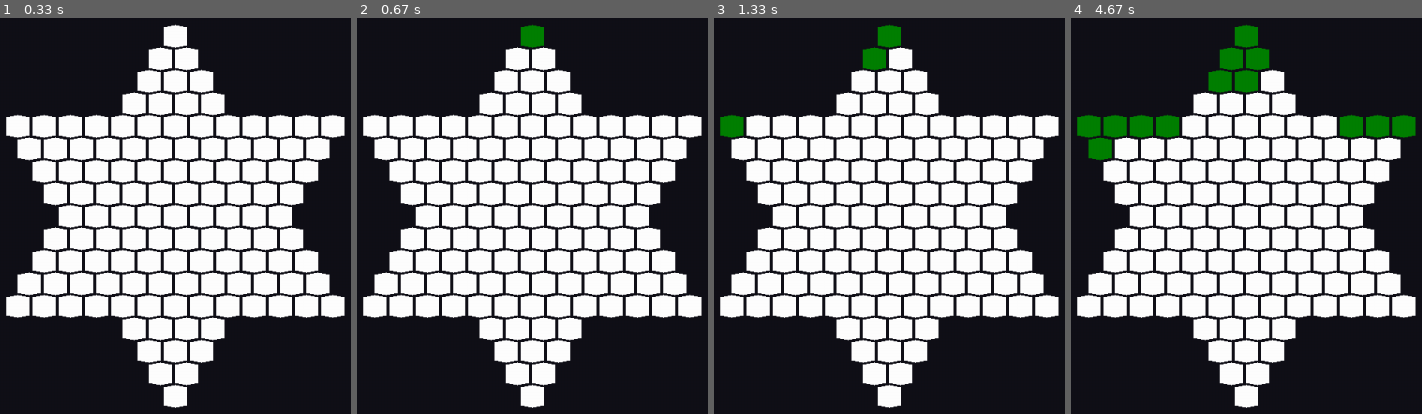
Above: before the commit, frames 1-4 (left to right).
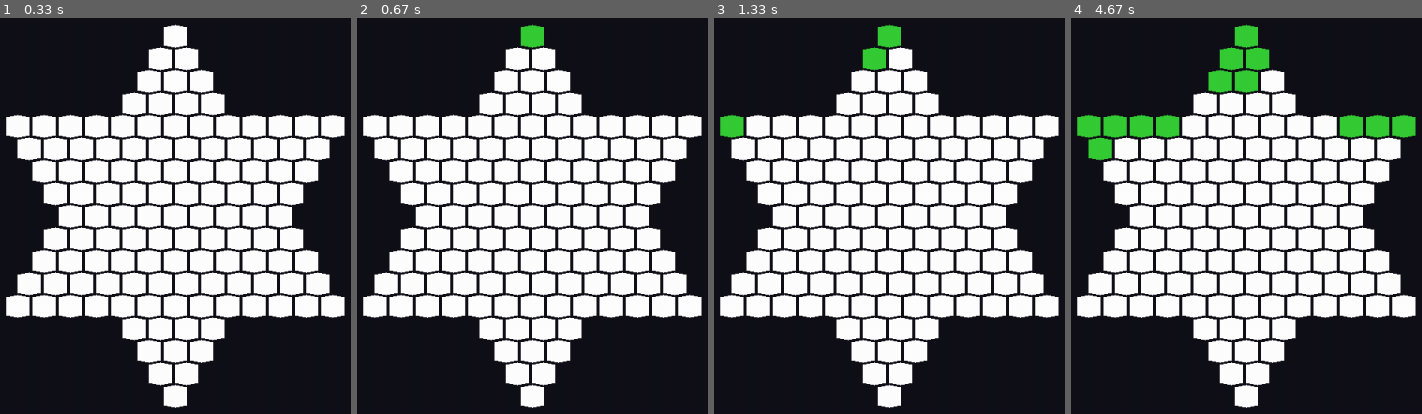
Above: after the commit, the same moments.

Repository: joaogabrielsg/chinese-checkers
Game: pygame game, started from app.py
Same seed, same stepped clock (60 frames per second), same inputs: the game is played once before the commit and once after it.
Inputs (mouse positions are in pixels of both pictures, inside the frame that each line leads up to):
- Up to frame 1 (0.33 s): no input
- Up to frame 2 (0.67 s): click (532, 37) at 0.38 s
- Up to frame 3 (1.33 s): click (875, 57) at 0.72 s; click (731, 124) at 1.05 s
- Up to frame 4 (4.67 s): click (1351, 124) at 1.38 s; click (1257, 57) at 1.72 s; click (1113, 124) at 2.05 s; click (1376, 124) at 2.38 s; click (1218, 81) at 2.72 s; click (1141, 124) at 3.05 s; click (1404, 124) at 3.38 s; click (1246, 81) at 3.72 s; click (1165, 124) at 4.05 s; click (1099, 148) at 4.38 s

Frame 1 is identical in both runs. In frame 2, 0.3% of the frame differs, in the area x 46-54%, y 1-8%; in frame 3, 1.0%; in frame 4, 4.5%, in the area x 1-99%, y 1-36%.

Commit message:
Add table_cells.json

Diff:
--- a/components/cell.py
+++ b/components/cell.py
@@ -2,7 +2,7 @@
 from game.game_object import GameObject
 
 
-GREEN = (0, 128, 0)
+GREEN = (53, 204, 53)
 RED = (255, 0, 0)
 WHITE = (255, 255, 255)
 
--- a/table_cells.json
+++ b/table_cells.json
@@ -17,47 +17,587 @@
     },
     {
       "id": 3,
-      "neighbors": [1, 2],
+      "neighbors": [1, 4, 6, 7],
       "default_color": "(0, 128, 0)"
     },
     {
       "id": 4,
-      "neighbors": [1, 2],
+      "neighbors": [1, 2, 3, 5, 7, 8],
       "default_color": "(0, 128, 0)"
     },
     {
       "id": 5,
-      "neighbors": [1, 2],
+      "neighbors": [2, 4, 8, 9],
       "default_color": "(0, 128, 0)"
     },
     {
       "id": 6,
-      "neighbors": [1, 2],
+      "neighbors": [3, 7, 14, 15],
       "default_color": "(0, 128, 0)"
     },
     {
       "id": 7,
-      "neighbors": [0, 2, 3, 4],
+      "neighbors": [3, 4, 6, 8, 15, 16],
       "default_color": "(0, 128, 0)"
     },
     {
       "id": 8,
-      "neighbors": [0, 1, 4, 5],
+      "neighbors": [4, 5, 7, 9, 16, 17],
       "default_color": "(0, 128, 0)"
     },
     {
       "id": 9,
-      "neighbors": [1, 2],
+      "neighbors": [5, 9, 17, 18],
       "default_color": "(0, 128, 0)"
     },
     {
       "id": 10,
-      "neighbors": [1, 2],
+      "neighbors": [11, 23],
       "default_color": "(255, 255, 255)"
     },
     {
       "id": 11,
-      "neighbors": [1, 2],
+      "neighbors": [10, 12, 23, 24],
+      "default_color": "(255, 255, 255)"
+    },{
+      "id": 12,
+      "neighbors": [11, 13, 24, 25],
+      "default_color": "(0, 128, 0)"
+    },
+    {
+      "id": 13,
+      "neighbors": [12, 14, 25, 26],
+      "default_color": "(0, 128, 0)"
+    },
+    {
+      "id": 14,
+      "neighbors": [13, 15, 26, 27],
+      "default_color": "(0, 128, 0)"
+    },
+    {
+      "id": 15,
+      "neighbors": [6, 14, 16, 27, 28],
+      "default_color": "(0, 128, 0)"
+    },
+    {
+      "id": 16,
+      "neighbors": [7, 8, 15, 17, 28, 29],
+      "default_color": "(0, 128, 0)"
+    },
+    {
+      "id": 17,
+      "neighbors": [8, 9, 16, 18, 29, 30],
+      "default_color": "(0, 128, 0)"
+    },
+    {
+      "id": 18,
+      "neighbors": [9, 17, 19, 30, 31],
+      "default_color": "(0, 128, 0)"
+    },
+    {
+      "id": 19,
+      "neighbors": [18, 20, 31, 32],
+      "default_color": "(0, 128, 0)"
+    },
+    {
+      "id": 20,
+      "neighbors": [19, 21, 32, 33],
+      "default_color": "(0, 128, 0)"
+    },
+    {
+      "id": 21,
+      "neighbors": [20, 22, 33, 34],
+      "default_color": "(0, 128, 0)"
+    },
+    {
+      "id": 22,
+      "neighbors": [21, 34],
+      "default_color": "(255, 255, 255)"
+    },
+    {
+      "id": 23,
+      "neighbors": [10, 11, 24, 35],
+      "default_color": "(255, 255, 255)"
+    },
+    {
+      "id": 24,
+      "neighbors": [11, 12, 23, 25, 35, 36],
+      "default_color": "(0, 128, 0)"
+    },
+    {
+      "id": 25,
+      "neighbors": [12, 13, 24, 26, 36, 37],
+      "default_color": "(0, 128, 0)"
+    },
+    {
+      "id": 26,
+      "neighbors": [13, 14, 25, 27, 36, 28],
+      "default_color": "(0, 128, 0)"
+    },
+    {
+      "id": 27,
+      "neighbors": [14, 15, 26, 28, 38, 39],
+      "default_color": "(0, 128, 0)"
+    },
+    {
+      "id": 28,
+      "neighbors": [15, 16, 27, 29, 39, 40],
+      "default_color": "(0, 128, 0)"
+    },
+    {
+      "id": 29,
+      "neighbors": [16, 17, 28, 30, 40, 41],
+      "default_color": "(0, 128, 0)"
+    },
+    {
+      "id": 30,
+      "neighbors": [17, 18, 29, 31, 41, 42],
+      "default_color": "(0, 128, 0)"
+    },
+    {
+      "id": 31,
+      "neighbors": [18, 19, 30, 32, 42, 43],
+      "default_color": "(0, 128, 0)"
+    },
+    {
+      "id": 32,
+      "neighbors": [19, 20, 31, 33, 43, 44],
+      "default_color": "(0, 128, 0)"
+    },
+    {
+      "id": 33,
+      "neighbors": [20, 21, 32, 34, 44, 45],
+      "default_color": "(0, 128, 0)"
+    },
+    {
+      "id": 34,
+      "neighbors": [21, 22, 33, 45],
+      "default_color": "(255, 255, 255)"
+    },
+    {
+      "id": 35,
+      "neighbors": [23, 24, 36, 46],
+      "default_color": "(255, 255, 255)"
+    },{
+      "id": 36,
+      "neighbors": [24, 25, 35, 37, 46, 47],
+      "default_color": "(0, 128, 0)"
+    },
+    {
+      "id": 37,
+      "neighbors": [25, 26, 36, 38, 47, 48],
+      "default_color": "(0, 128, 0)"
+    },
+    {
+      "id": 38,
+      "neighbors": [26, 27, 37, 39, 48, 49],
+      "default_color": "(0, 128, 0)"
+    },
+    {
+      "id": 39,
+      "neighbors": [27, 28, 38, 40, 49, 50],
+      "default_color": "(0, 128, 0)"
+    },
+    {
+      "id": 40,
+      "neighbors": [28, 29, 39, 41, 50, 51],
+      "default_color": "(0, 128, 0)"
+    },
+    {
+      "id": 41,
+      "neighbors": [29, 30, 40, 42, 51, 52],
+      "default_color": "(0, 128, 0)"
+    },
+    {
+      "id": 42,
+      "neighbors": [30, 31, 41, 43, 52, 53],
+      "default_color": "(0, 128, 0)"
+    },
+    {
+      "id": 43,
+      "neighbors": [31, 32, 42, 44, 53, 54],
+      "default_color": "(0, 128, 0)"
+    },
+    {
+      "id": 44,
+      "neighbors": [32, 33, 43, 45, 54, 55],
+      "default_color": "(0, 128, 0)"
+    },
+    {
+      "id": 45,
+      "neighbors": [33, 34, 44, 55],
+      "default_color": "(0, 128, 0)"
+    },
+    {
+      "id": 46,
+      "neighbors": [35, 36, 47, 56],
+      "default_color": "(255, 255, 255)"
+    },
+    {
+      "id": 47,
+      "neighbors": [36, 37, 46, 48, 56, 57],
+      "default_color": "(255, 255, 255)"
+    },
+    {
+      "id": 48,
+      "neighbors": [37, 38, 47, 49, 57, 58],
+      "default_color": "(0, 128, 0)"
+    },
+    {
+      "id": 49,
+      "neighbors": [38, 39, 48, 50, 58, 59],
+      "default_color": "(0, 128, 0)"
+    },
+    {
+      "id": 50,
+      "neighbors": [39, 40, 49, 51, 59, 60],
+      "default_color": "(0, 128, 0)"
+    },
+    {
+      "id": 51,
+      "neighbors": [40, 41, 50, 52, 60, 61],
+      "default_color": "(0, 128, 0)"
+    },
+    {
+      "id": 52,
+      "neighbors": [41, 42, 51, 53, 61, 62],
+      "default_color": "(0, 128, 0)"
+    },
+    {
+      "id": 53,
+      "neighbors": [42, 43, 52, 54, 62, 63],
+      "default_color": "(0, 128, 0)"
+    },
+    {
+      "id": 54,
+      "neighbors": [43, 44, 53, 55, 63, 64],
+      "default_color": "(0, 128, 0)"
+    },
+    {
+      "id": 55,
+      "neighbors": [44, 45, 54, 64],
+      "default_color": "(0, 128, 0)"
+    },
+    {
+      "id": 56,
+      "neighbors": [46, 47, 57, 65, 66],
+      "default_color": "(0, 128, 0)"
+    },
+    {
+      "id": 57,
+      "neighbors": [47, 48, 56, 58, 66, 67],
+      "default_color": "(0, 128, 0)"
+    },
+    {
+      "id": 58,
+      "neighbors": [48, 49, 57, 59, 67, 68],
+      "default_color": "(255, 255, 255)"
+    },
+    {
+      "id": 59,
+      "neighbors": [49, 50, 58, 60, 68, 69],
+      "default_color": "(255, 255, 255)"
+    },{
+      "id": 60,
+      "neighbors": [50, 51, 59, 61, 69, 70],
+      "default_color": "(0, 128, 0)"
+    },
+    {
+      "id": 61,
+      "neighbors": [51 ,52, 60, 62, 70, 71],
+      "default_color": "(0, 128, 0)"
+    },
+    {
+      "id": 62,
+      "neighbors": [52, 53, 61, 63, 71, 72],
+      "default_color": "(0, 128, 0)"
+    },
+    {
+      "id": 63,
+      "neighbors": [52, 53, 62, 64, 72, 73],
+      "default_color": "(0, 128, 0)"
+    },
+    {
+      "id": 64,
+      "neighbors": [54, 55, 63, 73, 74],
+      "default_color": "(0, 128, 0)"
+    },
+    {
+      "id": 65,
+      "neighbors": [56, 66, 75, 76],
+      "default_color": "(0, 128, 0)"
+    },
+    {
+      "id": 66,
+      "neighbors": [56, 57, 65, 67, 76, 77],
+      "default_color": "(0, 128, 0)"
+    },
+    {
+      "id": 67,
+      "neighbors": [57, 58, 66, 68, 77, 78],
+      "default_color": "(0, 128, 0)"
+    },
+    {
+      "id": 68,
+      "neighbors": [58, 59, 67, 69, 78, 79],
+      "default_color": "(0, 128, 0)"
+    },
+    {
+      "id": 69,
+      "neighbors": [59, 60, 68, 70, 79, 80],
+      "default_color": "(0, 128, 0)"
+    },
+    {
+      "id": 70,
+      "neighbors": [60, 61, 69, 71, 80, 81],
+      "default_color": "(255, 255, 255)"
+    },
+    {
+      "id": 71,
+      "neighbors": [61, 62, 70, 72, 81, 82],
+      "default_color": "(255, 255, 255)"
+    },
+    {
+      "id": 72,
+      "neighbors": [62, 63, 71, 73, 82, 83],
+      "default_color": "(0, 128, 0)"
+    },
+    {
+      "id": 73,
+      "neighbors": [63, 64, 72, 74, 83, 84],
+      "default_color": "(0, 128, 0)"
+    },
+    {
+      "id": 74,
+      "neighbors": [64, 73, 84, 85],
+      "default_color": "(0, 128, 0)"
+    },
+    {
+      "id": 75,
+      "neighbors": [65, 76, 86, 87],
+      "default_color": "(0, 128, 0)"
+    },
+    {
+      "id": 76,
+      "neighbors": [65, 66, 75, 77, 87, 88],
+      "default_color": "(0, 128, 0)"
+    },
+    {
+      "id": 77,
+      "neighbors": [66, 67, 76, 78, 88, 89],
+      "default_color": "(0, 128, 0)"
+    },
+    {
+      "id": 78,
+      "neighbors": [67, 68, 77, 79, 89, 90],
+      "default_color": "(0, 128, 0)"
+    },
+    {
+      "id": 79,
+      "neighbors": [68, 69, 78, 80, 90, 91],
+      "default_color": "(0, 128, 0)"
+    },
+    {
+      "id": 80,
+      "neighbors": [69, 70, 79, 81, 91, 92],
+      "default_color": "(0, 128, 0)"
+    },
+    {
+      "id": 81,
+      "neighbors": [70, 71, 80, 82, 92, 93],
+      "default_color": "(0, 128, 0)"
+    },
+    {
+      "id": 82,
+      "neighbors": [71, 72, 81, 83, 93, 94],
+      "default_color": "(255, 255, 255)"
+    },
+    {
+      "id": 83,
+      "neighbors": [72, 73, 82, 84, 94, 95],
+      "default_color": "(255, 255, 255)"
+    },{
+      "id": 84,
+      "neighbors": [73, 74, 83, 85, 95, 96],
+      "default_color": "(0, 128, 0)"
+    },
+    {
+      "id": 85,
+      "neighbors": [74, 84, 96, 97],
+      "default_color": "(0, 128, 0)"
+    },
+    {
+      "id": 86,
+      "neighbors": [75, 87, 98, 99],
+      "default_color": "(0, 128, 0)"
+    },
+    {
+      "id": 87,
+      "neighbors": [75, 76, 86, 88, 99, 100],
+      "default_color": "(0, 128, 0)"
+    },
+    {
+      "id": 88,
+      "neighbors": [76, 77, 87, 89, 100, 101],
+      "default_color": "(0, 128, 0)"
+    },
+    {
+      "id": 89,
+      "neighbors": [77, 78, 88, 90, 101, 102],
+      "default_color": "(0, 128, 0)"
+    },
+    {
+      "id": 90,
+      "neighbors": [78, 79, 89, 91, 102, 103],
+      "default_color": "(0, 128, 0)"
+    },
+    {
+      "id": 91,
+      "neighbors": [79, 80, 90, 92, 103, 104],
+      "default_color": "(0, 128, 0)"
+    },
+    {
+      "id": 92,
+      "neighbors": [80, 81, 91, 93, 104, 105],
+      "default_color": "(0, 128, 0)"
+    },
+    {
+      "id": 93,
+      "neighbors": [81, 82, 92, 94, 105, 106],
+      "default_color": "(0, 128, 0)"
+    },
+    {
+      "id": 94,
+      "neighbors": [82, 83, 93, 95, 106, 107],
+      "default_color": "(255, 255, 255)"
+    },
+    {
+      "id": 95,
+      "neighbors": [83, 84, 94, 96, 107, 108],
+      "default_color": "(255, 255, 255)"
+    },
+    {
+      "id": 96,
+      "neighbors": [84, 85, 95, 97, 108, 109],
+      "default_color": "(255, 255, 255)"
+    },{
+      "id": 97,
+      "neighbors": [85, 96, 109, 110],
+      "default_color": "(0, 128, 0)"
+    },
+    {
+      "id": 98,
+      "neighbors": [86, 99],
+      "default_color": "(0, 128, 0)"
+    },
+    {
+      "id": 99,
+      "neighbors": [86, 87, 98, 100],
+      "default_color": "(0, 128, 0)"
+    },
+    {
+      "id": 100,
+      "neighbors": [87, 88, 99, 101],
+      "default_color": "(0, 128, 0)"
+    },
+    {
+      "id": 101,
+      "neighbors": [88, 89, 100, 102],
+      "default_color": "(0, 128, 0)"
+    },
+    {
+      "id": 102,
+      "neighbors": [89, 90, 101, 103, 111],
+      "default_color": "(0, 128, 0)"
+    },
+    {
+      "id": 103,
+      "neighbors": [90, 91, 102, 104, 111, 112],
+      "default_color": "(0, 128, 0)"
+    },
+    {
+      "id": 104,
+      "neighbors": [91, 92, 103, 105, 112, 113],
+      "default_color": "(0, 128, 0)"
+    },
+    {
+      "id": 105,
+      "neighbors": [92, 93, 104, 106, 113, 114],
+      "default_color": "(0, 128, 0)"
+    },
+    {
+      "id": 106,
+      "neighbors": [93, 94, 105, 107, 114],
+      "default_color": "(0, 128, 0)"
+    },
+    {
+      "id": 107,
+      "neighbors": [94, 95, 106, 108],
+      "default_color": "(255, 255, 255)"
+    },
+    {
+      "id": 108,
+      "neighbors": [95, 96, 107, 109],
+      "default_color": "(255, 255, 255)"
+    },
+    {
+      "id": 109,
+      "neighbors": [96, 97, 108, 110],
+      "default_color": "(255, 255, 255)"
+    },
+    {
+      "id": 110,
+      "neighbors": [97, 109],
+      "default_color": "(255, 255, 255)"
+    },
+    {
+      "id": 111,
+      "neighbors": [102, 103, 112, 115],
+      "default_color": "(0, 128, 0)"
+    },
+    {
+      "id": 112,
+      "neighbors": [103, 104, 111, 113, 115, 116],
+      "default_color": "(0, 128, 0)"
+    },
+    {
+      "id": 113,
+      "neighbors": [104, 105, 112, 114, 116, 117],
+      "default_color": "(0, 128, 0)"
+    },
+    {
+      "id": 114,
+      "neighbors": [105, 106, 113, 117],
+      "default_color": "(0, 128, 0)"
+    },
+    {
+      "id": 115,
+      "neighbors": [111, 112, 116, 118],
+      "default_color": "(0, 128, 0)"
+    },
+    {
+      "id": 116,
+      "neighbors": [112, 113, 115, 117, 118, 119],
+      "default_color": "(0, 128, 0)"
+    },
+    {
+      "id": 117,
+      "neighbors": [113, 114, 116, 119],
+      "default_color": "(255, 255, 255)"
+    },
+    {
+      "id": 118,
+      "neighbors": [115, 116, 119, 120],
+      "default_color": "(255, 255, 255)"
+    },
+    {
+      "id": 119,
+      "neighbors": [116, 117, 118, 120],
+      "default_color": "(255, 255, 255)"
+    },
+    {
+      "id": 120,
+      "neighbors": [118, 119],
       "default_color": "(255, 255, 255)"
     }
   ]
